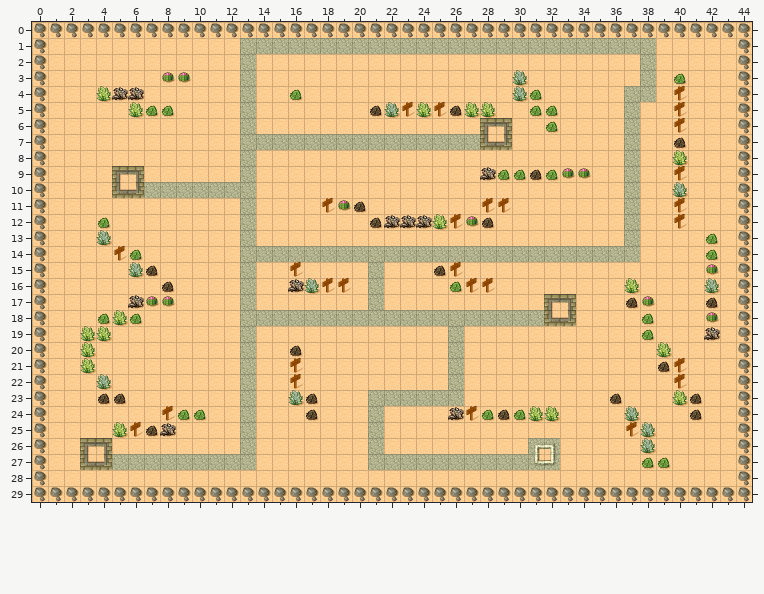
Tiled map, stored at UndergroundDefense/res/map/map.tmx. That is the earlier state.
Cells are 32x32 px. Shown: x 0..44, y 0..29.
New version:
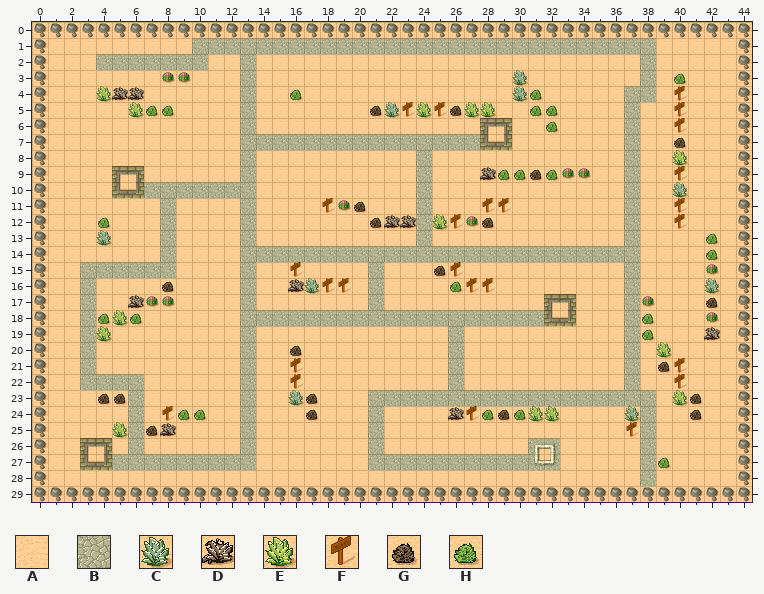
Key: from "tmw_desert_spacing": A 29, B 33, C 37, D 38, E 39, F 45, G 46, H 47.
_ is an empty cell, . an unchanged one.
Author's note on the commit: 更改初始地图
Difference:
--- layer "layerMap"
@@ x 4..12 @@
- 1 ......AAA
- 2 AAAAAAA..
+ 1 ......BBB
+ 2 BBBBBBB..
@@ x 3..38 @@
- 8 .....................A..............
- 9 .....................A..............
-10 .....................A..............
-11 .....A...............A..............
-12 .....A...............D..............
-13 .....A...............A..............
-14 ..FH.A..............................
-15 AAACGA............................A.
-16 A.................................E.
-17 A.................................G.
-18 A.................................A.
-19 E.................................A.
-20 E.................................A.
-21 E.................................A.
-22 ACAA..............................A.
-23 ...A....................AAAAAAAAAGAA
-24 ...A...............................A
-25 ...F...............................C
-26 ...A...............................C
-27 ...................................H
-28 ...................................A
+ 8 .....................B..............
+ 9 .....................B..............
+10 .....................B..............
+11 .....B...............B..............
+12 .....B...............B..............
+13 .....B...............B..............
+14 ..AA.B..............................
+15 BBBBBB............................B.
+16 B.................................B.
+17 B.................................B.
+18 B.................................B.
+19 B.................................B.
+20 B.................................B.
+21 B.................................B.
+22 BBBB..............................B.
+23 ...B....................BBBBBBBBBBBB
+24 ...B...............................B
+25 ...B...............................B
+26 ...B...............................B
+27 ...................................B
+28 ...................................B
